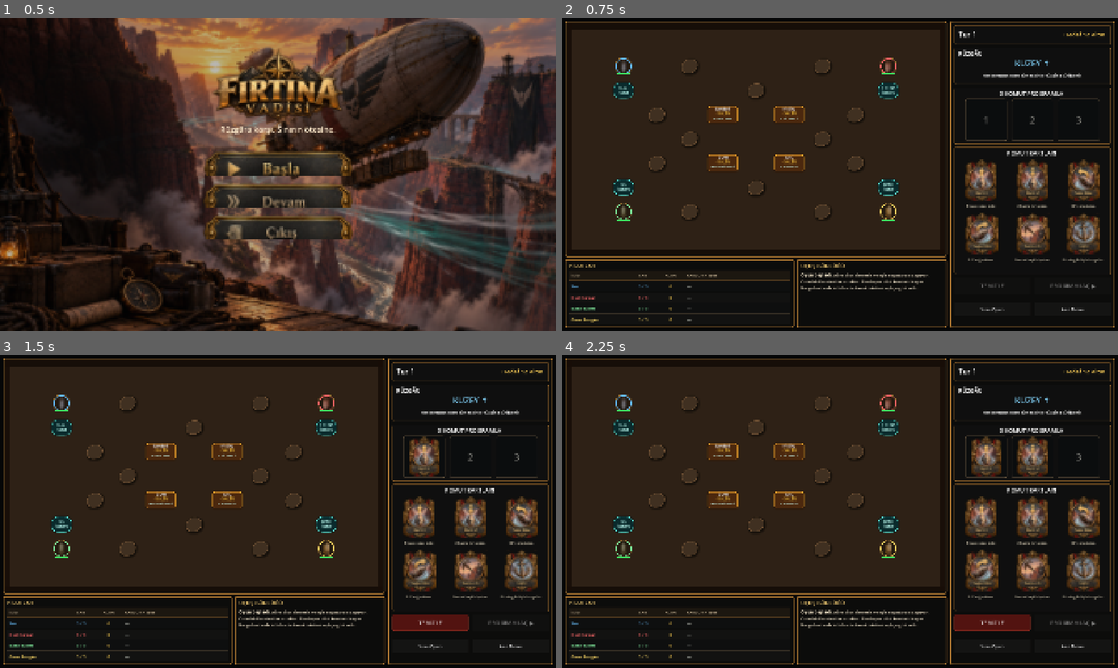
Above: before the commit, frames 1-4 (two rows, left to right).
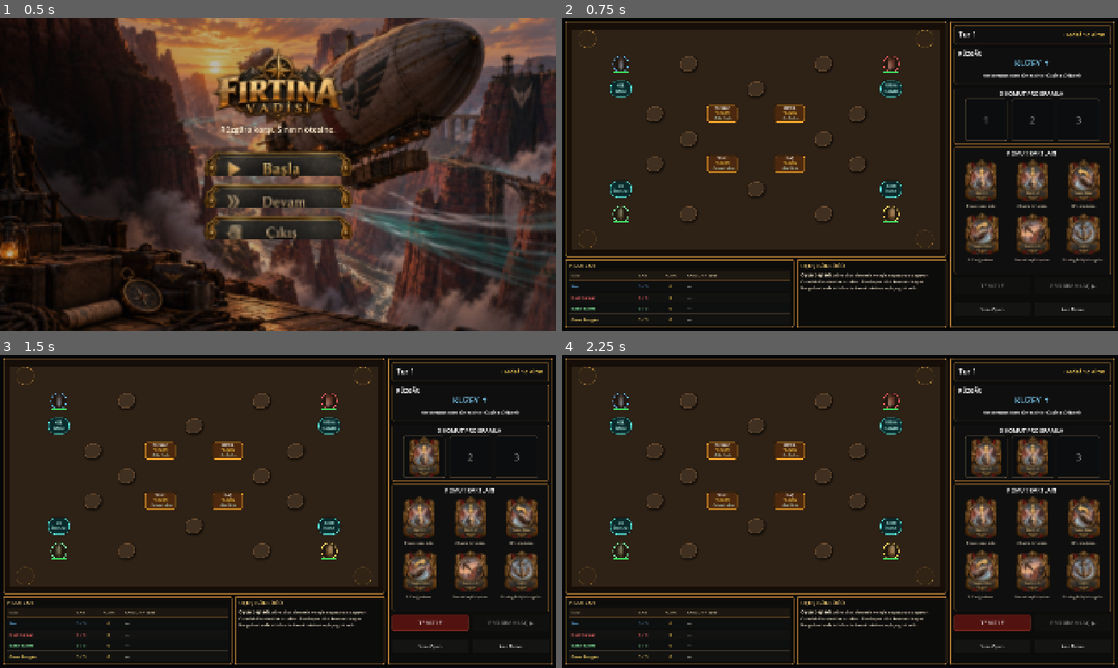
Above: after the commit, the same moments.

Repository: SerkanAydin06/Firtina-Vadisi
Game: Godot game, scene res://scenes/main.tscn
Two runs of this game, one before a commit and one after it. Both use one fixed random seed, a clock stepped at 60 frames per second and the inputs below.
Inputs (mouse positions are in pixels of both pictures, inside the frame that each line leads up to):
- Up to frame 1 (0.5 s): no input
- Up to frame 2 (0.75 s): click (840, 161) at 0.5 s
- Up to frame 3 (1.5 s): click (417, 517) at 1.25 s
- Up to frame 4 (2.25 s): click (1034, 517) at 2 s

Frame 1 is identical in both runs. In frame 2, 2.3% of the frame differs, in the area x 3-67%, y 3-74%; in frame 3, 2.3%; in frame 4, 2.3%.

Commit message:
Restore readable grid and move starts to corners

Diff:
--- a/scripts/board_topdown.gd
+++ b/scripts/board_topdown.gd
@@ -4,11 +4,12 @@
 @export var show_editor_preview: bool = true
 @export_range(0.65, 0.95, 0.01) var token_fill: float = 0.80
 @export_range(0.45, 0.80, 0.01) var rock_fill: float = 0.58
+@export_range(0.05, 0.55, 0.01) var grid_alpha: float = 0.28
 
 const PREVIEW_STARTS: Array[Vector2i] = [
-	Vector2i(1,1), Vector2i(9,1), Vector2i(1,7), Vector2i(9,7)
+	Vector2i(0,0), Vector2i(10,0), Vector2i(0,8), Vector2i(10,8)
 ]
-const PREVIEW_FACINGS: Array[int] = [2, 2, 0, 0]
+const PREVIEW_FACINGS: Array[int] = [2, 3, 1, 0]
 const PREVIEW_ROCKS: Array[Vector2i] = [
 	Vector2i(3,1), Vector2i(7,1), Vector2i(3,7), Vector2i(7,7),
 	Vector2i(2,3), Vector2i(8,3), Vector2i(2,5), Vector2i(8,5),
@@ -46,8 +47,19 @@
 	call_deferred("fit_board")
 
 func _draw() -> void:
-	# Tüm görünür board elemanları board.tscn içinde gerçek node'lardır.
-	pass
+	# Kareler yalnızca hareket mesafesini okumak için rehberdir.
+	# Satranç efekti oluşturmamak için hücrelerin içini boyamıyoruz.
+	if grid_size.x <= 0 or grid_size.y <= 0:
+		return
+	var line_color := Color(0.70, 0.57, 0.37, grid_alpha)
+	var border_color := Color(0.83, 0.66, 0.38, minf(grid_alpha + 0.20, 0.70))
+	for x in range(grid_size.x + 1):
+		var px: float = inner_origin.x + float(x) * cell_step.x
+		draw_line(Vector2(px, inner_origin.y), Vector2(px, inner_origin.y + inner_size.y), line_color, 1.0, true)
+	for y in range(grid_size.y + 1):
+		var py: float = inner_origin.y + float(y) * cell_step.y
+		draw_line(Vector2(inner_origin.x, py), Vector2(inner_origin.x + inner_size.x, py), line_color, 1.0, true)
+	draw_rect(Rect2(inner_origin, inner_size), border_color, false, 2.0)
 
 func _cache_scene_nodes() -> void:
 	rock_nodes.clear()
@@ -84,8 +96,8 @@
 func fit_board() -> void:
 	if size.x <= 1.0 or size.y <= 1.0:
 		return
-	inner_origin = Vector2(24.0, 24.0)
-	inner_size = Vector2(maxf(1.0, size.x - 48.0), maxf(1.0, size.y - 48.0))
+	inner_origin = Vector2(12.0, 12.0)
+	inner_size = Vector2(maxf(1.0, size.x - 24.0), maxf(1.0, size.y - 24.0))
 	cell_step = Vector2(inner_size.x / float(grid_size.x), inner_size.y / float(grid_size.y))
 	cell_size = minf(cell_step.x, cell_step.y)
 	grid_origin = inner_origin
@@ -94,6 +106,7 @@
 	_layout_contracts()
 	_layout_deliveries()
 	_layout_ships()
+	queue_redraw()
 
 func add_ship(id: int, color: Color, cell: Vector2i) -> void:
 	if not tokens.has(id):
